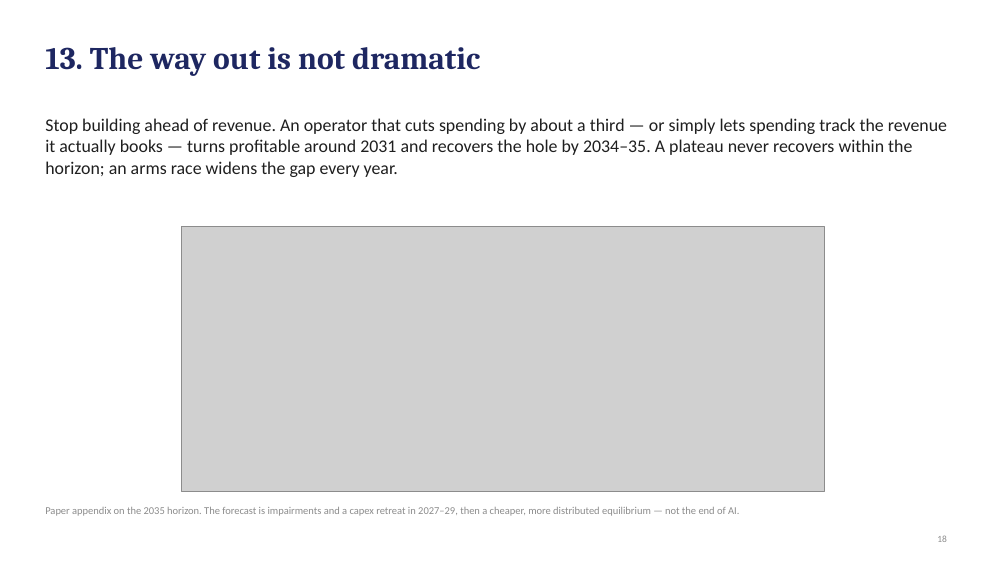
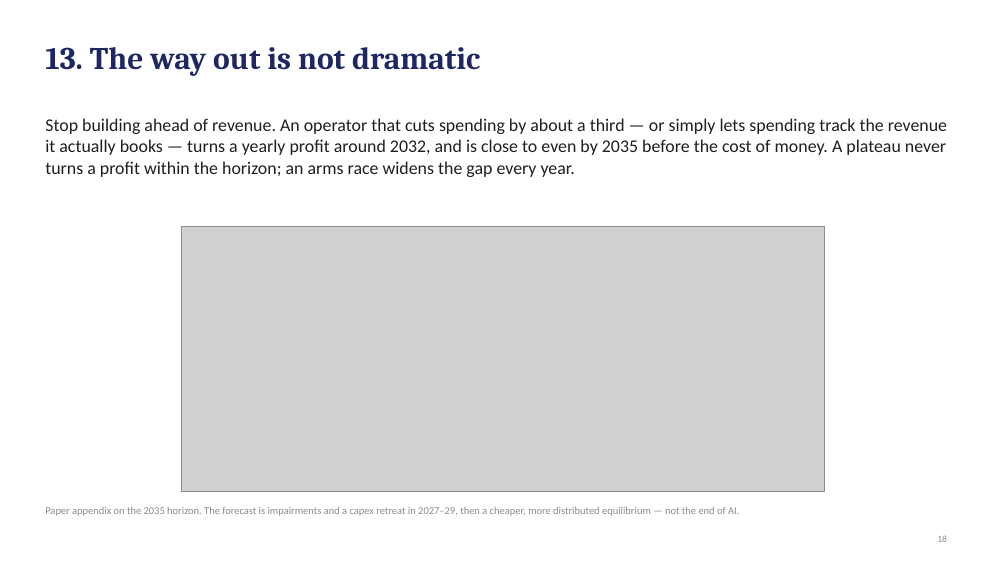
Before and after one commit to desfitz/ai-compute-limits, a slide deck: slide 18 of paper/easy_deck_v29.pptx. Drawn at 1008x567 pixels with LibreOffice and Linux fonts; fonts in the diff are those of the drawing; grey boxes stand for pictures. Boxes give left, top, right and bottom in pixels: in the first picture for what was removed or moved away, otherwise in the second. Text is boxed around its words. In the diff, an @@ line names an element or a change of style, - is before the commit and + after.

```diff
--- a/paper/easy_deck_v29.pptx
+++ b/paper/easy_deck_v29.pptx
@@ text at [45, 118, 947, 177]: text changed @@
-Stop building ahead of revenue. An operator that cuts spending by about a third — or simply lets spending track the revenue it actually books — turns profitable around 2031 and recovers the hole by 2034–35. A plateau never recovers within the horizon; an arms race widens the gap every year.
+Stop building ahead of revenue. An operator that cuts spending by about a third — or simply lets spending track the revenue it actually books — turns a yearly profit around 2032, and is close to even by 2035 before the cost of money. A plateau never turns a profit within the horizon; an arms race widens the gap every year.
```
Also in this commit, not shown: 14 other slides changed, 18 other files.
